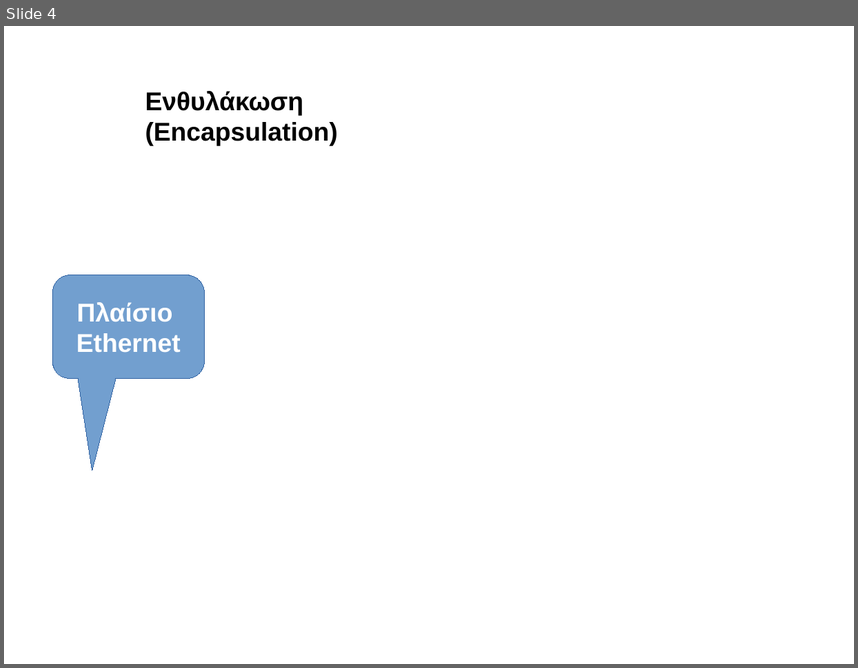
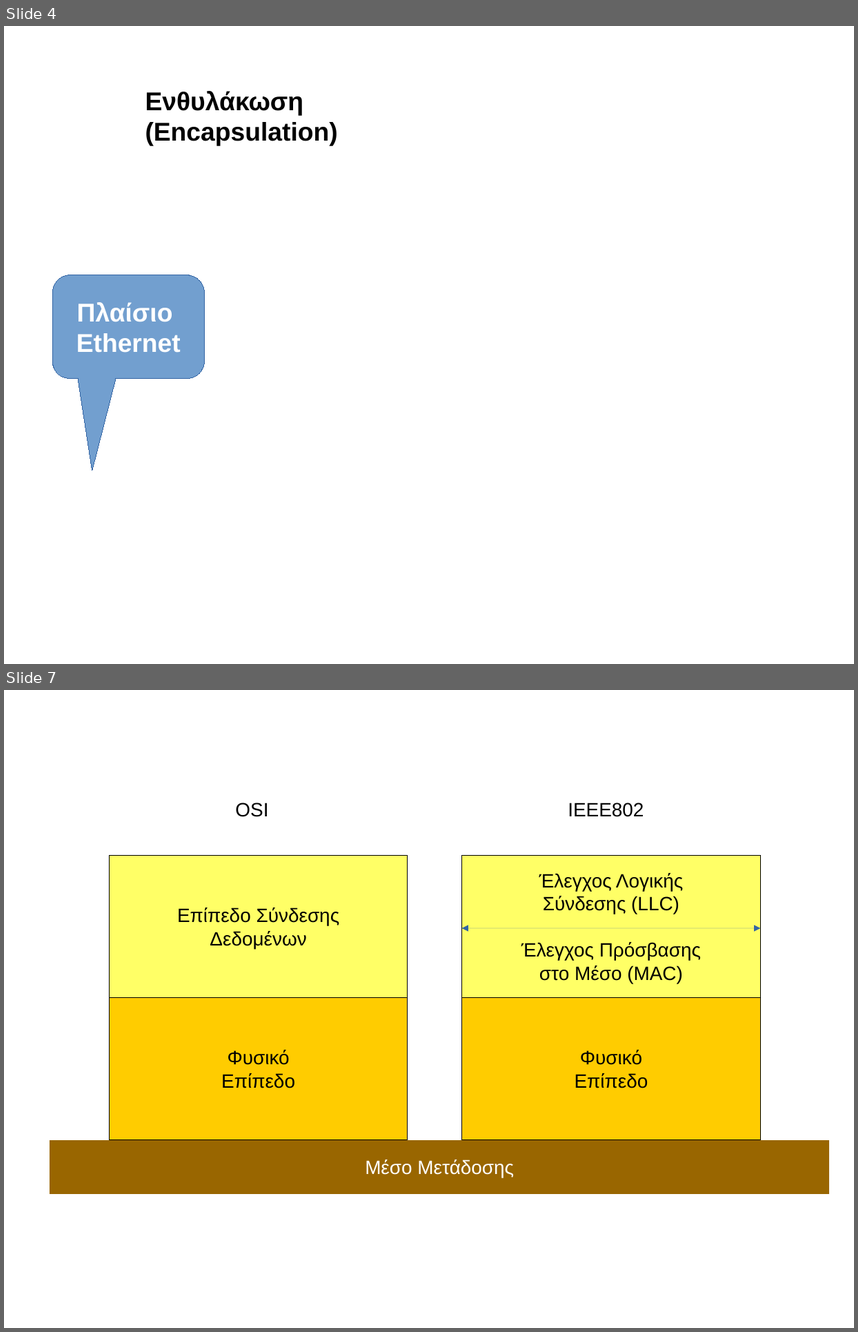
Before and after one commit to sonic2000gr/diktia, a slide deck: presentation/diktia2016.odp. Shown one above the other, each under a label of ours: slide 4 before the commit, slides 4 and 7 after it; the slides between them are not shown. The pictures are 858x668 and 858x1332 pixels, drawn with LibreOffice and Linux fonts; fonts in the diff are those of the drawing; background and template pictures are left out. Boxes give left, top, right and bottom in pixels: in the first picture for what was removed or moved away, otherwise in the second. Text is boxed around its words. In the diff, an @@ line names an element or a change of style, - is before the commit and + after.

```diff
--- a/presentation/diktia2016.odp
+++ b/presentation/diktia2016.odp
@@ slide 7 added at (4,690,854,1328), background #FFFFFF @@
@@ text added at (235,802,268,817), 18 pt, text #000000 @@
+OSI
@@ text added at (568,802,644,817), 18 pt, text #000000 @@
+IEEE802
@@ rectangle added at (109,855,408,997), fill #FFFF66, outline #000000 0 pt, 18 pt, text #000000 @@
+Επίπεδο Σύνδεσης
+Δεδομένων
@@ rectangle added at (462,855,761,997), fill #FFFF66, outline #000000 0 pt, 18 pt, text #000000 @@
+Έλεγχος Λογικής
+Σύνδεσης (LLC)
+Έλεγχος Πρόσβασης
+στο Μέσο (MAC)
@@ double arrow added from (462, 928) to (761, 928), #3465A4 0 pt @@
@@ rectangle added at (109,997,408,1139), fill #FFCC00, outline #000000 0 pt, 18 pt, text #000000 @@
+Φυσικό
+Επίπεδο
@@ rectangle added at (462,997,761,1139), fill #FFCC00, outline #000000 0 pt, 18 pt, text #000000 @@
+Φυσικό
+Επίπεδο
@@ rectangle added at (50,1140,830,1194), fill #996600, outline #FFFFFF 0 pt, 18 pt, text #FFFFFF @@
+Μέσο Μετάδοσης
```
Also in this commit, not shown: 5 other slides added, 9 other files.
